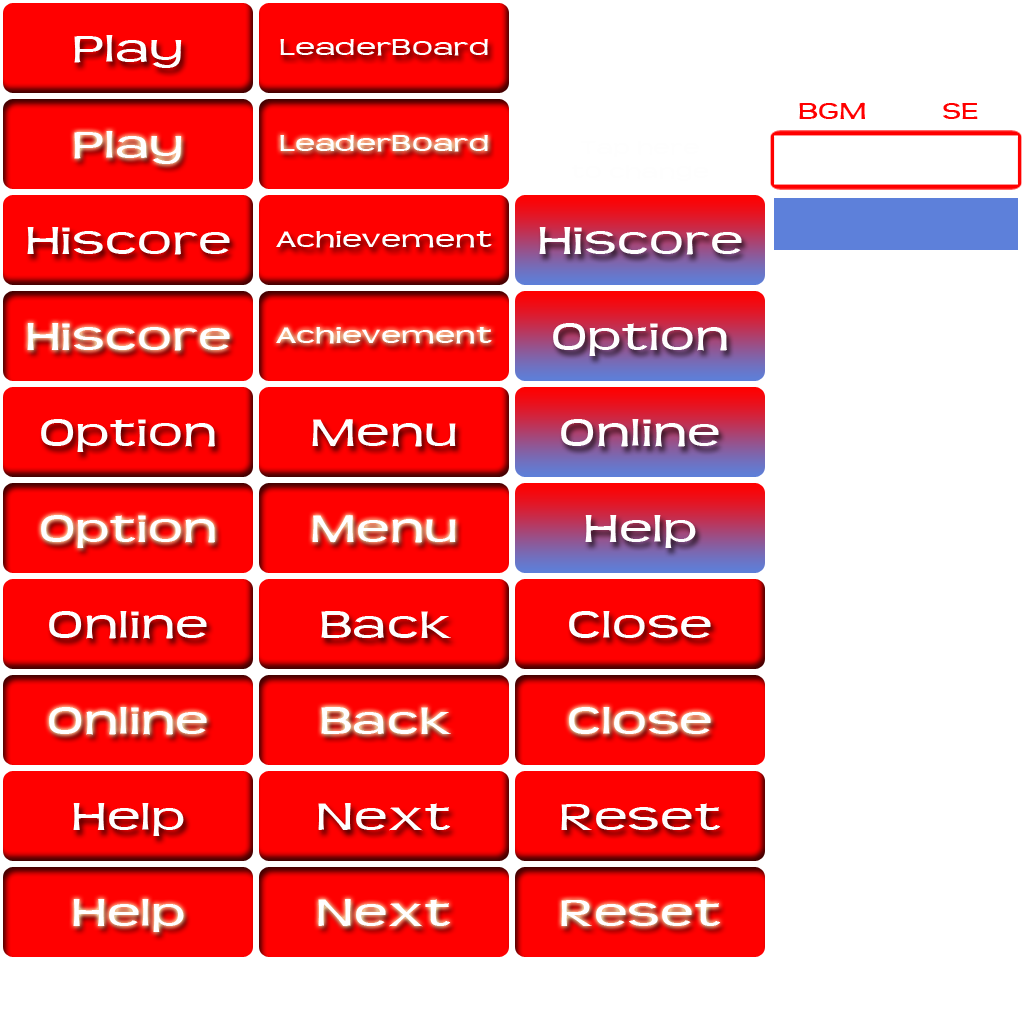
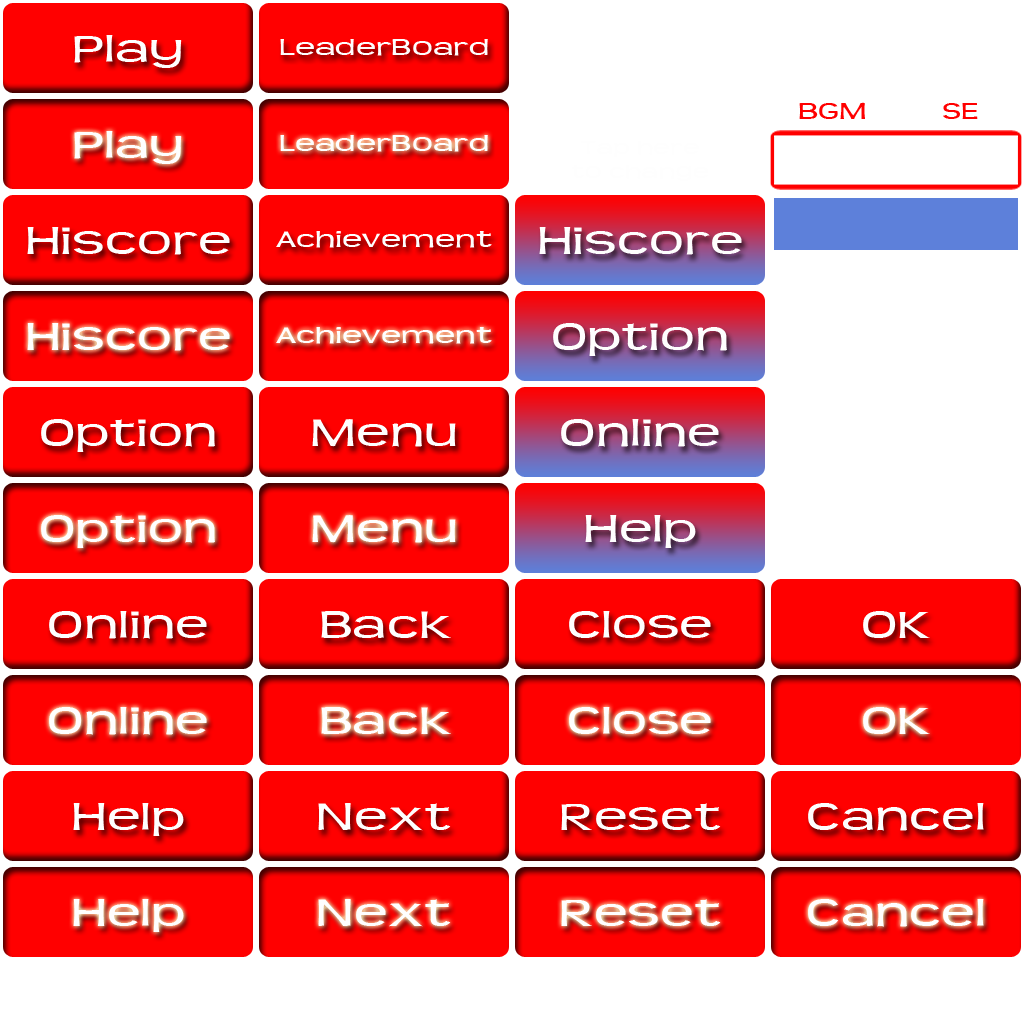
Layer changes from the first 1024 × 1024 image to the second:
added group "OK" (1st of 3) with 6 layers above "Cancel" over bbox(771, 579, 1021, 765)
added group "Enter" (8th of 14, in "OK") with 2 layers in group "OK" over bbox(771, 675, 1021, 765)
added layer "OK" (2nd of 3, in "OK" › "Enter") in group "Enter" over bbox(863, 707, 930, 734)
added layer "形状 1" (15th of 32, in "OK" › "Enter") in group "Enter" over bbox(771, 675, 1021, 765)
added group "Normal" (8th of 14, in "OK") with 2 layers in group "OK" over bbox(771, 579, 1021, 669)
added layer "OK" (3rd of 3, in "OK" › "Normal") in group "Normal" over bbox(863, 611, 930, 638)
added layer "形状 1" (16th of 32, in "OK" › "Normal") in group "Normal" over bbox(771, 579, 1021, 669)
added group "Cancel" (1st of 3) with 6 layers above "Close" over bbox(771, 771, 1021, 957)
added group "Enter" (9th of 14, in "Cancel") with 2 layers in group "Cancel" over bbox(771, 867, 1021, 957)
added layer "Cancel" (2nd of 3, in "Cancel" › "Enter") in group "Enter" over bbox(808, 899, 984, 927)
added layer "形状 1" (17th of 32, in "Cancel" › "Enter") in group "Enter" over bbox(771, 867, 1021, 957)
added group "Normal" (9th of 14, in "Cancel") with 2 layers in group "Cancel" over bbox(771, 771, 1021, 861)
added layer "Cancel" (3rd of 3, in "Cancel" › "Normal") in group "Normal" over bbox(808, 803, 984, 831)
added layer "形状 1" (18th of 32, in "Cancel" › "Normal") in group "Normal" over bbox(771, 771, 1021, 861)
